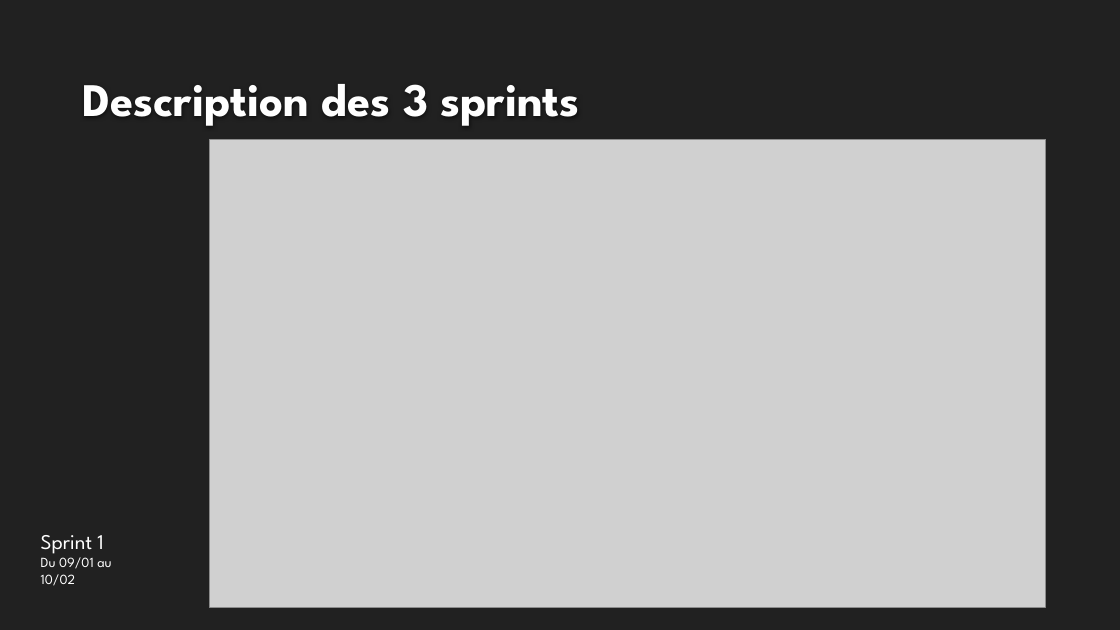
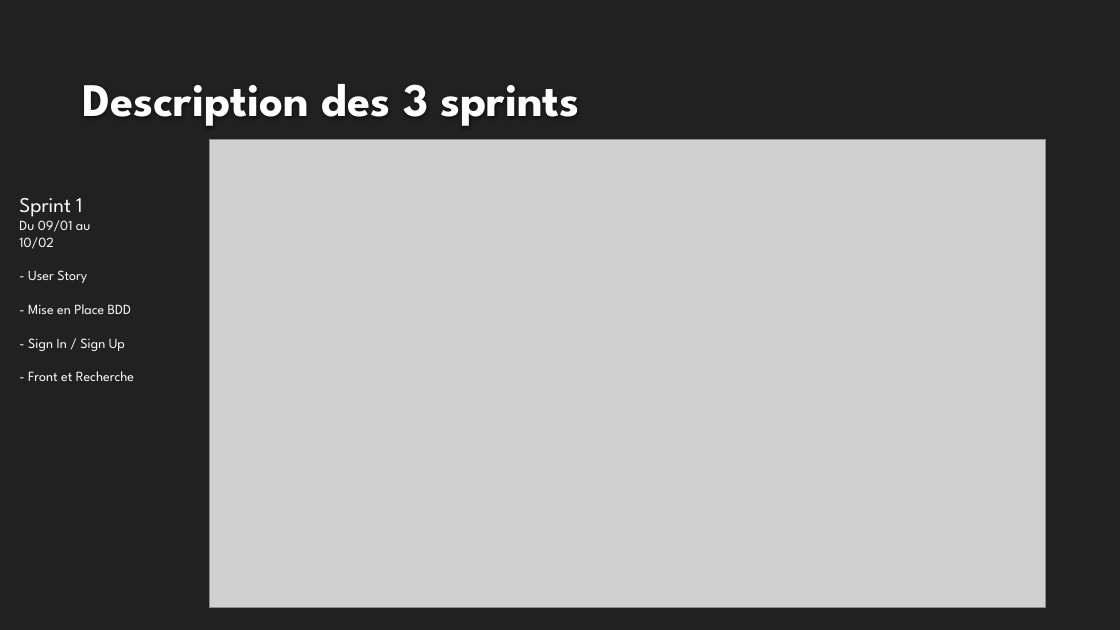
Before and after one commit to MarvinRmx/covogreen, a slide deck: slide 7 of doc/CovoGreen-slides.pptx. Drawn at 1120x630 pixels with LibreOffice and Linux fonts; fonts in the diff are those of the drawing; grey boxes stand for pictures; background and template pictures are left out. Boxes give left, top, right and bottom in pixels: in the first picture for what was removed or moved away, otherwise in the second. Text is boxed around its words. In the diff, an @@ line names an element or a change of style, - is before the commit and + after.

```diff
--- a/doc/CovoGreen-slides.pptx
+++ b/doc/CovoGreen-slides.pptx
@@ text "Sprint 1": place and size @@
-text "Sprint 1" at [41,535,111,586]
+text "Sprint 1" at [19,198,134,381]
@@ text at [28,270,134,381]: paragraphs added @@
+- User Story
+- Mise en Place BDD
+- Sign In / Sign Up
+- Front et Recherche
```
Also in this commit, not shown: 5 other slides changed, 2 slides added, 2 other files.
